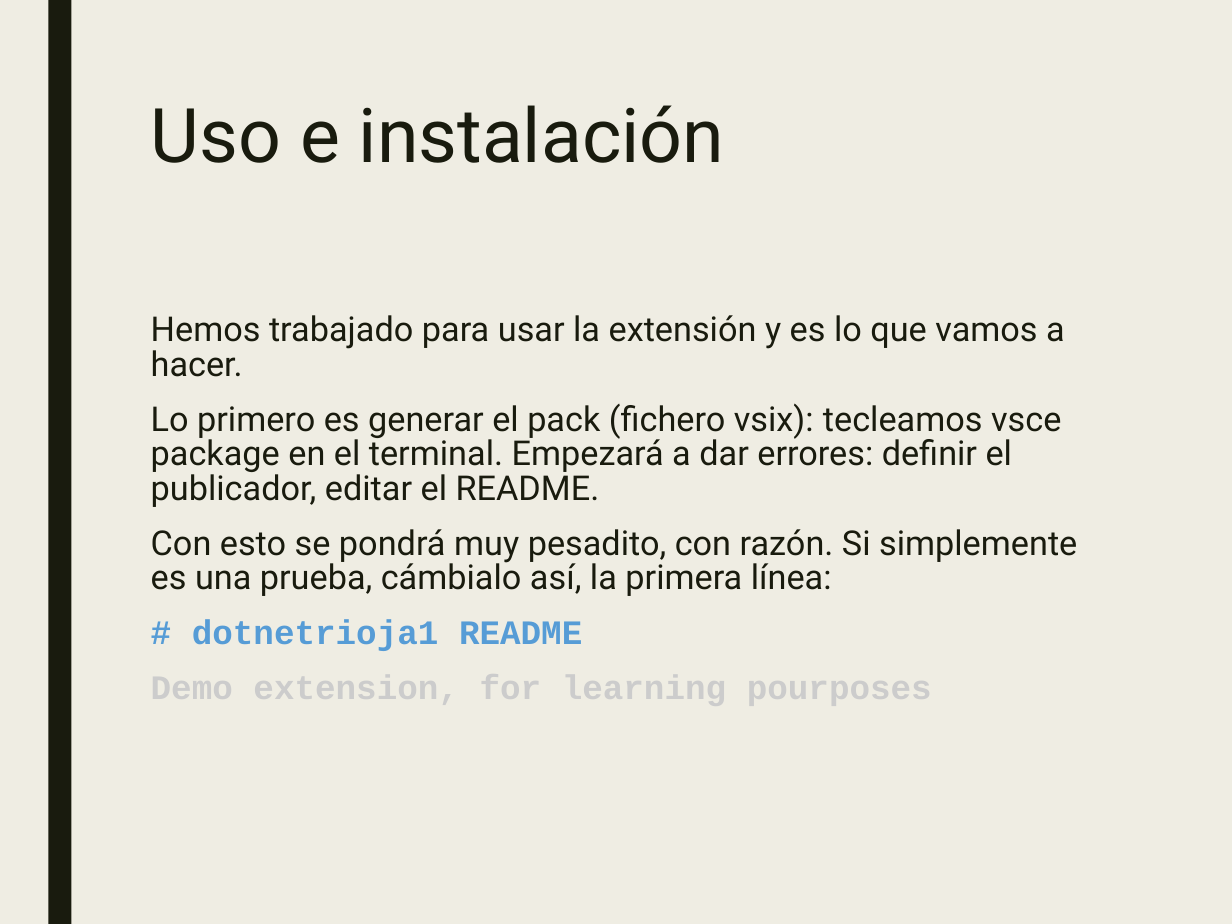
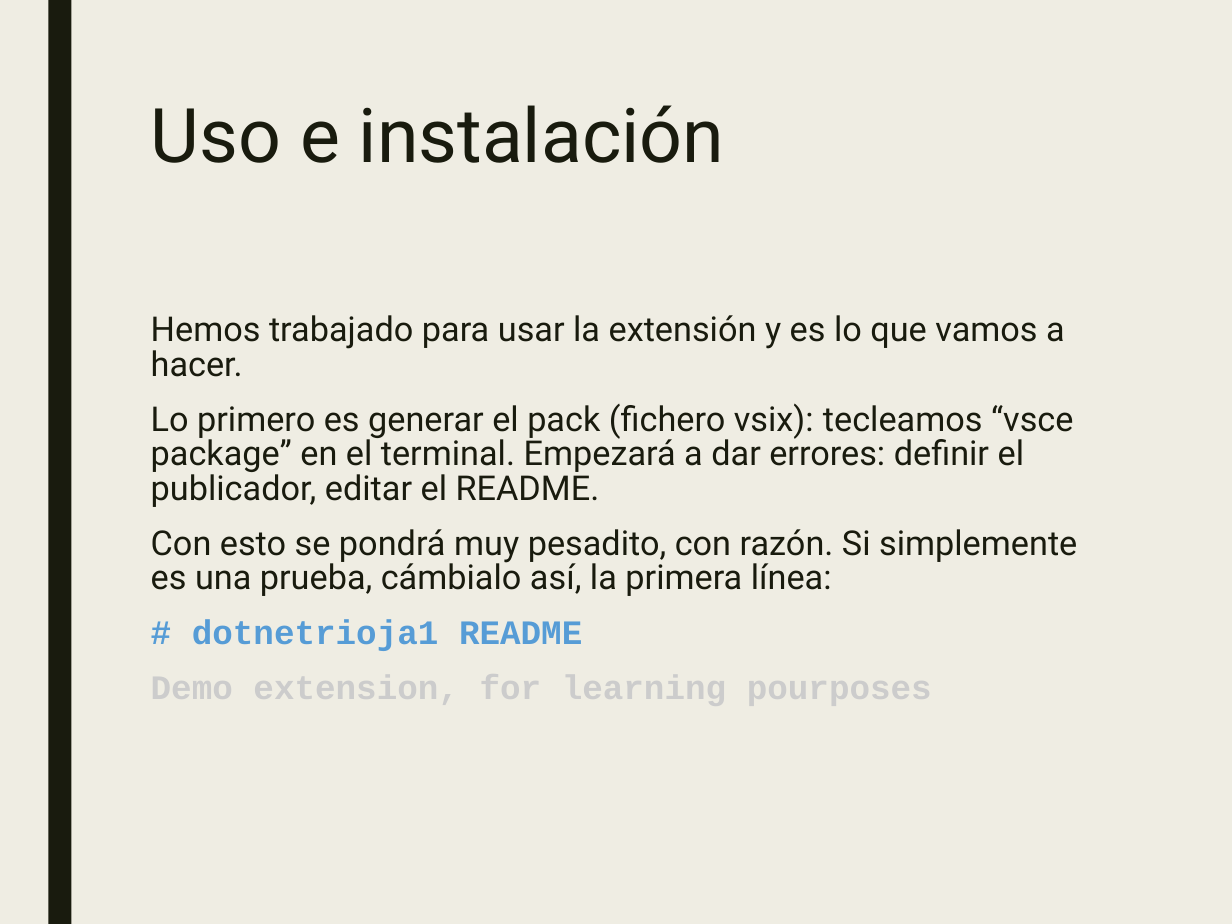
Before and after one commit to JalmarazMartn/dotnetrioja1, a slide deck: slide 45 of VSCODE Extensiones.ppt (slide 38 before the commit). Drawn at 1232x924 pixels with LibreOffice and Linux fonts; fonts in the diff are those of the drawing. Boxes give left, top, right and bottom in pixels: in the first picture for what was removed or moved away, otherwise in the second. Text is boxed around its words. In the diff, an @@ line names an element or a change of style, - is before the commit and + after.

```diff
--- a/VSCODE Extensiones.ppt
+++ b/VSCODE Extensiones.ppt
@@ text at (151, 403, 1073, 507): text changed @@
-Lo primero es generar el pack (fichero vsix): tecleamos vsce package en el terminal. Empezará a dar errores: definir el publicador, editar el README.
+Lo primero es generar el pack (fichero vsix): tecleamos “vsce package” en el terminal. Empezará a dar errores: definir el publicador, editar el README.
```
Also in this commit, not shown: 6 other slides changed, 9 slides added, 2 slides removed, 2 other files.
